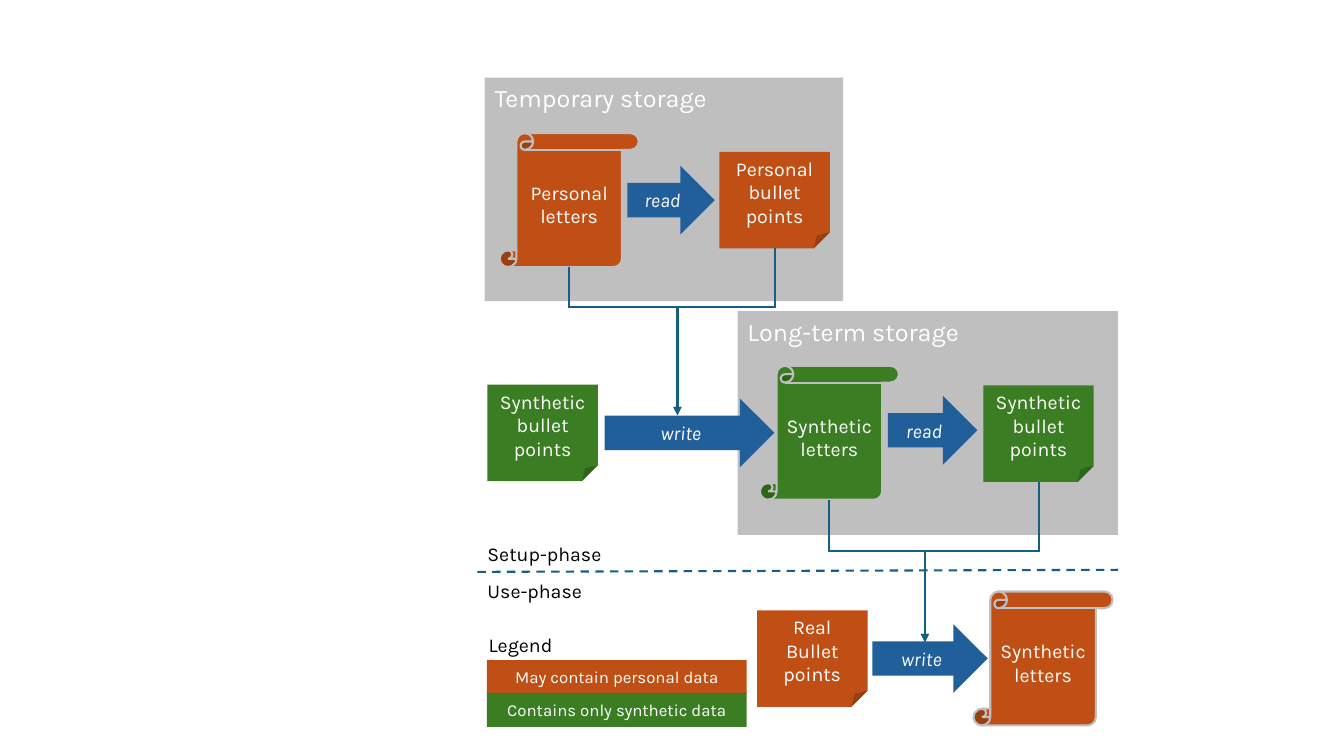
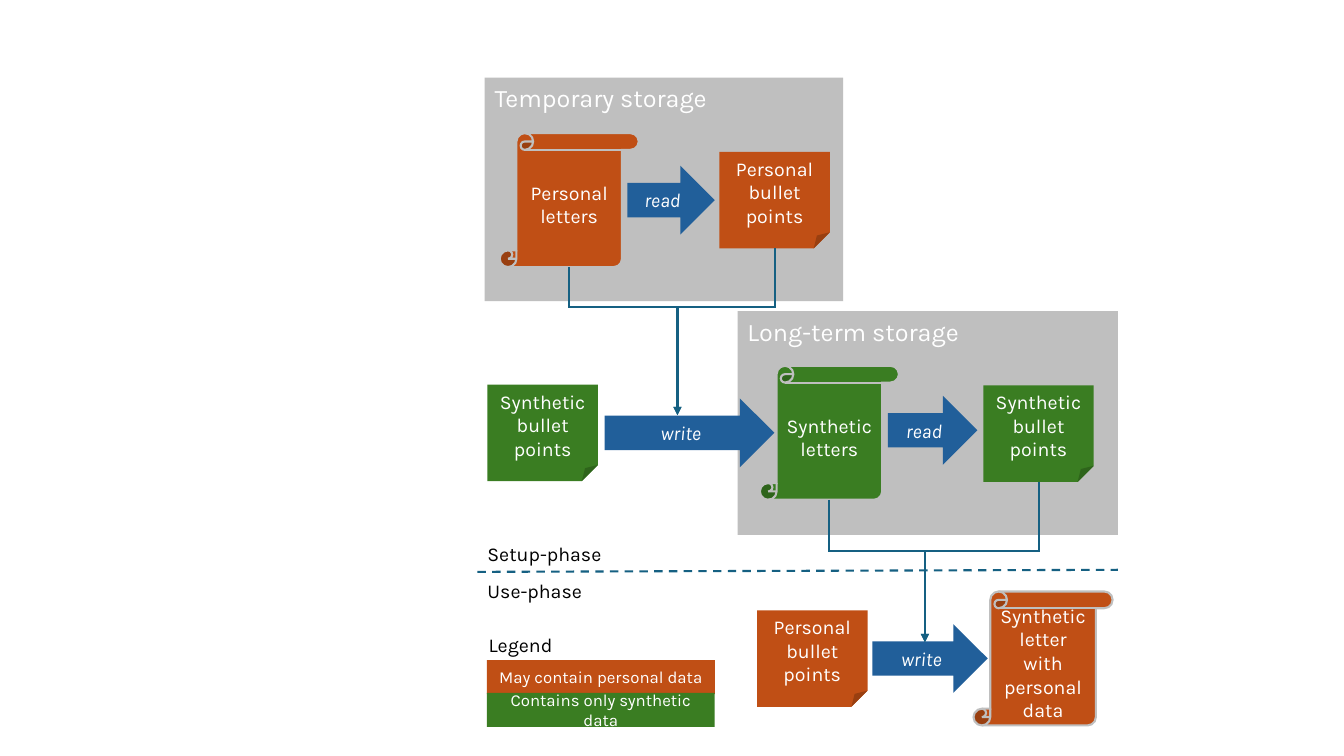
Before and after one commit to haesleinhuepf/letter-ai, a slide deck: slide 1 of docs/schematic.pptx. Drawn at 1344x756 pixels with LibreOffice and Linux fonts; fonts in the diff are those of the drawing. Boxes give left, top, right and bottom in pixels: in the first picture for what was removed or moved away, otherwise in the second. Text is boxed around its words. In the diff, an @@ line names an element or a change of style, - is before the commit and + after.

```diff
--- a/docs/schematic.pptx
+++ b/docs/schematic.pptx
@@ text in folded corner at <box>774,620,851,686</box>: text changed @@
-Real
-Bullet points
+Personal
+bullet points
@@ text in vertical scroll at <box>1000,605,1085,718</box>: text changed @@
-Synthetic letters
+Synthetic letter with personal data
@@ rectangle "May contain personal data": place and size @@
-rectangle "May contain personal data" at <box>487,660,747,695</box>
+rectangle "May contain personal data" at <box>487,660,715,695</box>
@@ rectangle "Contains only synthetic data": place and size @@
-rectangle "Contains only synthetic data" at <box>487,693,747,727</box>
+rectangle "Contains only synthetic data" at <box>487,693,715,727</box>
```
Also in this commit, not shown: 1 other file.
